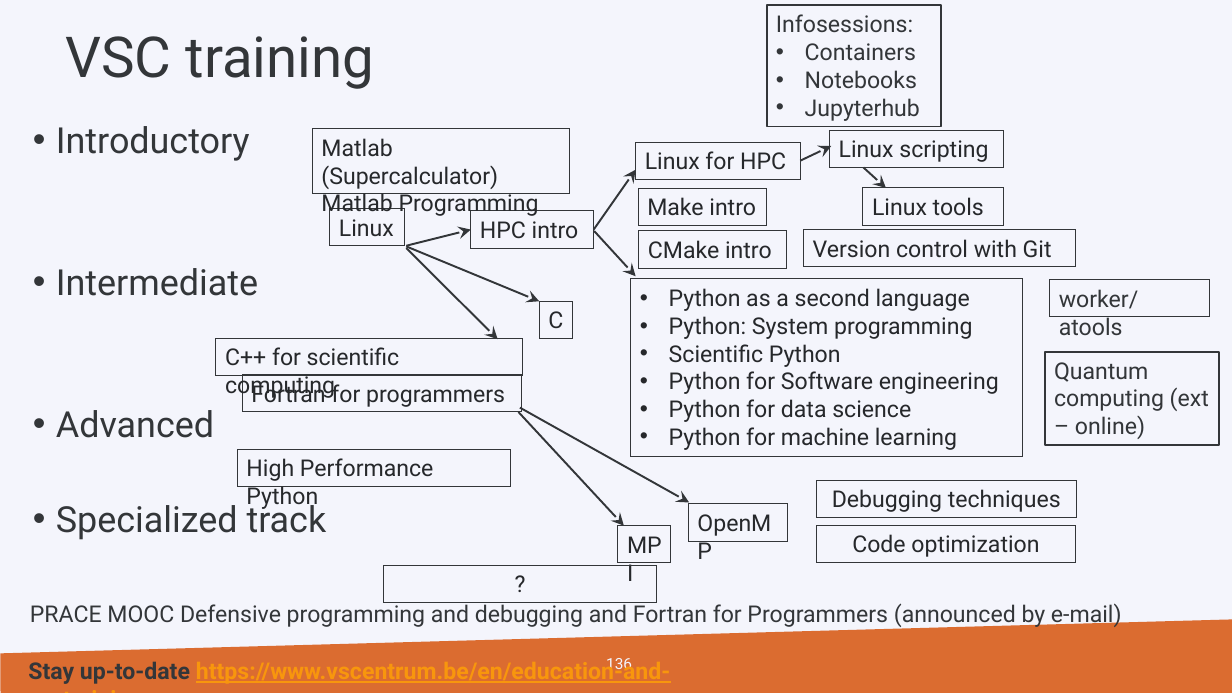
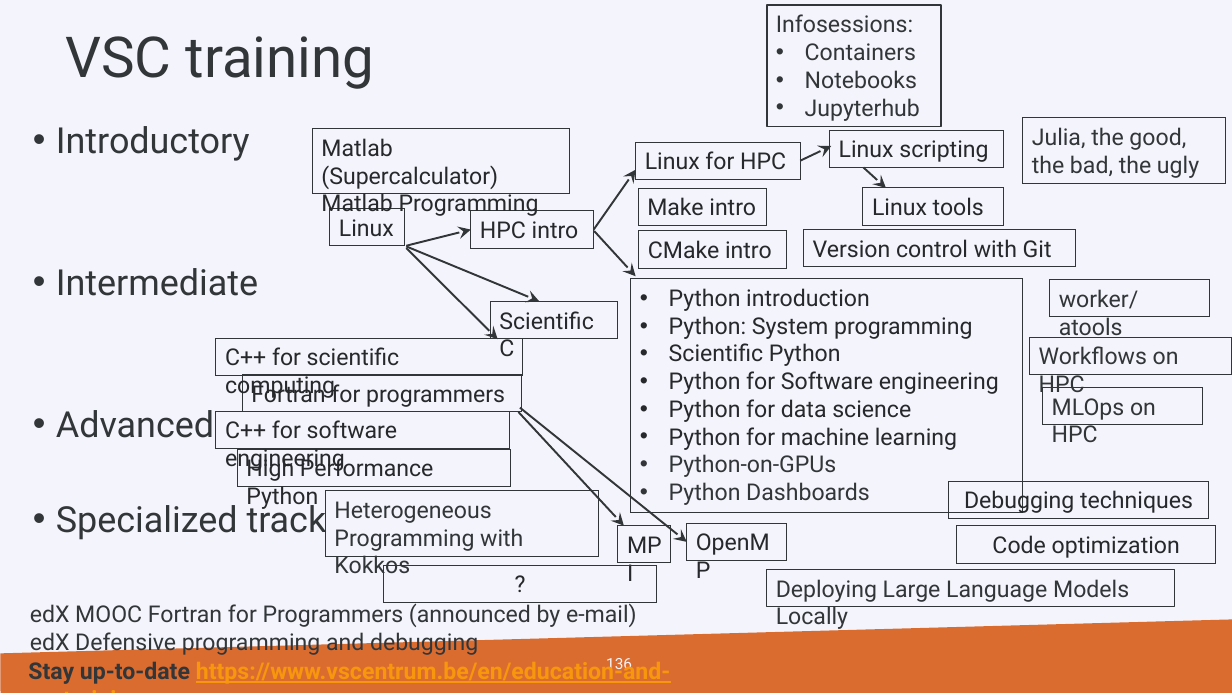
Before and after one commit to hpcleuven/CMake-intro, a slide deck: slide 136 of CMake-introduction.pptx. Drawn at 1232x693 pixels with LibreOffice and Linux fonts; fonts in the diff are those of the drawing; background and template pictures are left out. Boxes give left, top, right and bottom in pixels: in the first picture for what was removed or moved away, otherwise in the second. Text is boxed around its words. In the diff, an @@ line names an element or a change of style, - is before the commit and + after.

```diff
--- a/CMake-introduction.pptx
+++ b/CMake-introduction.pptx
@@ rectangle added at [1023,118,1226,184], outline #333639 0.75 pt, 18 pt, text #333639 @@
+Julia, the good, the bad, the ugly
@@ rectangle "Python introduction": place and size @@
-rectangle "Python introduction" at [631,279,1023,457]
+rectangle "Python introduction" at [631,279,1023,512]
@@ text in rectangle at [669,288,870,311]: text changed @@
-• Python as a second language
+• Python introduction
@@ rectangle "Scientific C": place and size @@
-rectangle "Scientific C" at [540,301,573,338]
+rectangle "Scientific C" at [491,301,618,338]
@@ text in rectangle at [499,311,593,356]: text changed @@
-C
+Scientific C
@@ rectangle added at [1030,337,1232,374], outline #333639 0.75 pt, 18 pt, text #333639 @@
+Workflows on HPC
@@ rectangle removed at [1045,352,1220,445] @@
-Quantum computing (ext – online)
@@ rectangle added at [1043,388,1202,425], outline #333639 0.75 pt, 18 pt, text #333639 @@
+MLOps on HPC
@@ rectangle added at [216,411,510,448], outline #333639 0.75 pt, 18 pt, text #26282B @@
+C++ for software engineering
@@ arrow moved from (520, 408) - (689, 503) to (520, 408) - (687, 542) @@
@@ text in rectangle at [669,454,870,505]: paragraphs added @@
+• Python-on-GPUs
+• Python Dashboards
@@ rectangle added at [325,491,598,556], outline #333639 0.75 pt, 18 pt, text #333639 @@
+Heterogeneous Programming with Kokkos
@@ rectangle "Debugging techniques": place and size @@
-rectangle "Debugging techniques" at [817,481,1077,518]
+rectangle "Debugging techniques" at [949,482,1209,518]
@@ rectangle "OpenMP": place and size @@
-rectangle "OpenMP" at [689,504,788,541]
+rectangle "OpenMP" at [687,523,787,560]
@@ rectangle "Code optimization": place and size @@
-rectangle "Code optimization" at [816,525,1076,562]
+rectangle "Code optimization" at [957,526,1216,563]
@@ rectangle added at [767,569,1176,606], outline #333639 0.75 pt, 18 pt, text #333639 @@
+Deploying Large Language Models Locally
@@ text at [30,601,637,655]: text changed @@
-PRACE MOOC Defensive programming and debugging and Fortran for Programmers (announced by e-mail)
+edX MOOC Fortran for Programmers (announced by e-mail)
+edX Defensive programming and debugging
```
Also in this commit, not shown: 1 other slide changed, 2 other files.
